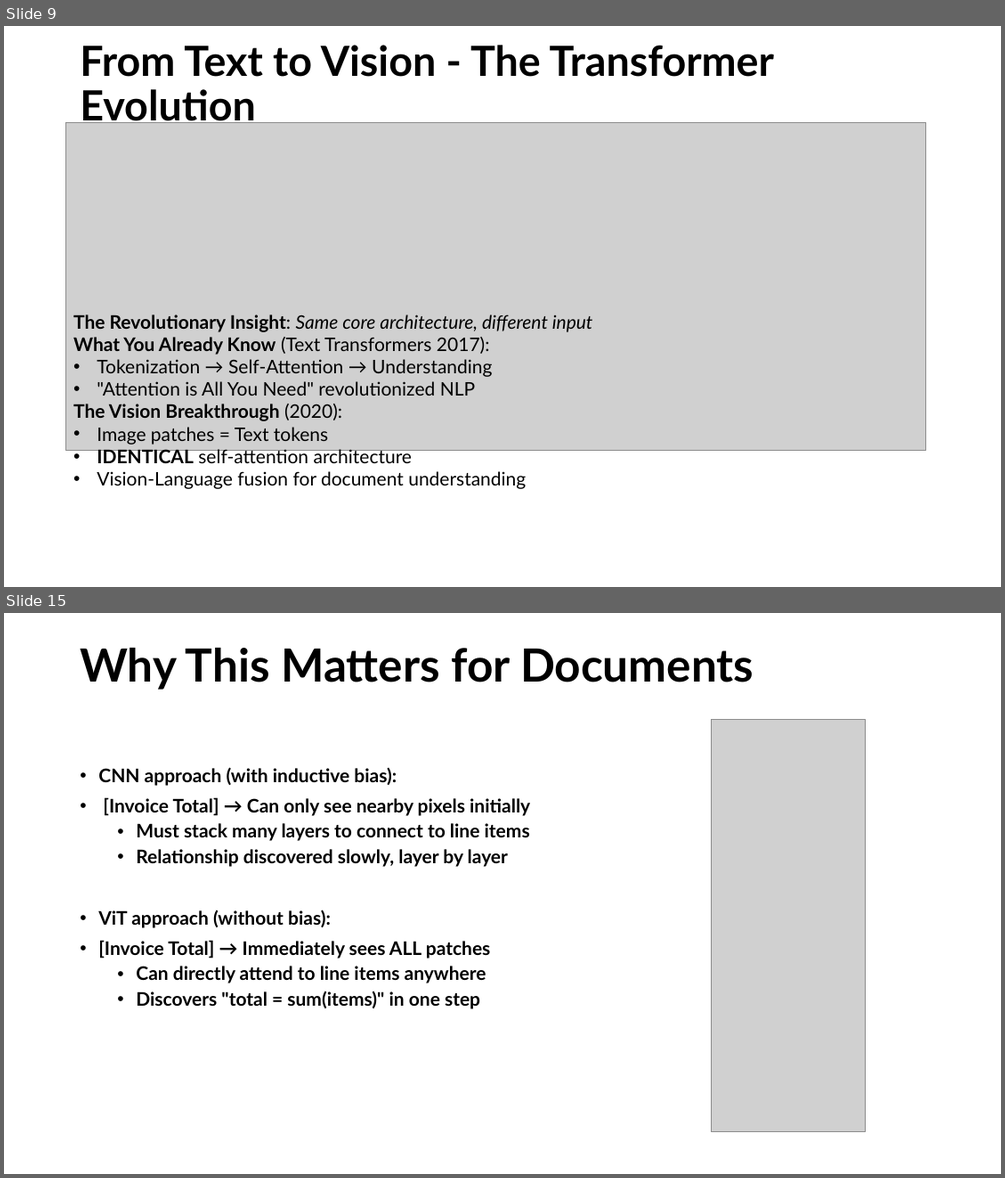
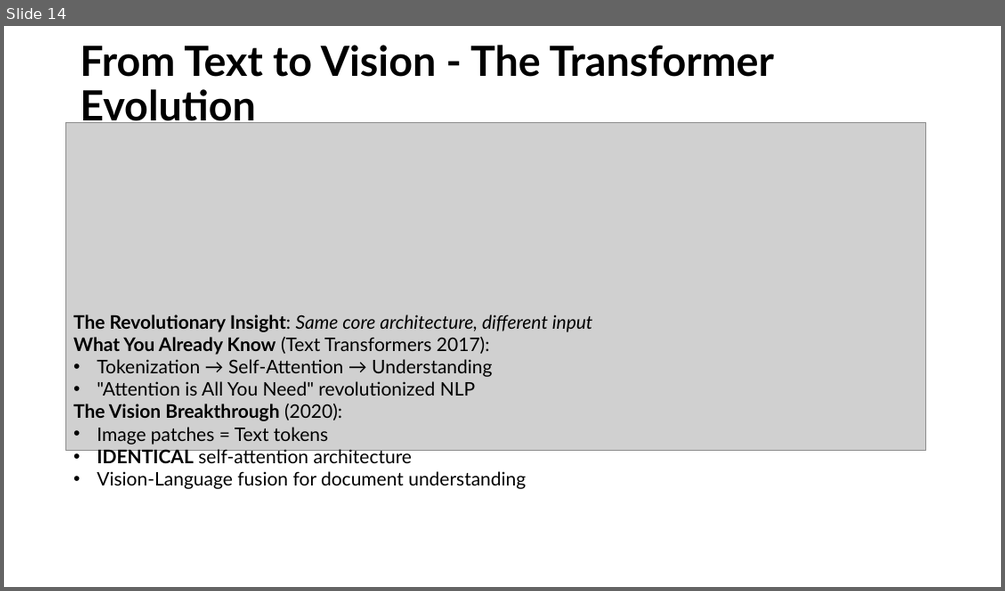
Before and after one commit to tmnestor/unified_vision_processor_minimal, a slide deck: presentation_materials/vision_transformers.pptx. Shown one above the other, each under a label of ours: slides 9 and 15 before the commit, slide 14 after it; the slides between them are not shown. The pictures are 1005x1178 and 1005x591 pixels, drawn with LibreOffice and Linux fonts; fonts in the diff are those of the drawing; grey boxes stand for pictures. Boxes give left, top, right and bottom in pixels: in the first picture for what was removed or moved away, otherwise in the second. Text is boxed around its words. In the diff, an @@ line names an element or a change of style, - is before the commit and + after.

```diff
--- a/presentation_materials/vision_transformers.pptx
+++ b/presentation_materials/vision_transformers.pptx
@@ slide 15 removed at box(4, 613, 1001, 1174), background #FFFFFF @@
@@ title removed at box(80, 648, 753, 690) @@
-Why This Matters for Documents
@@ picture removed at box(711, 719, 865, 1131) @@
@@ text removed at box(98, 767, 530, 1009) @@
-• CNN approach (with inductive bias):
-• [Invoice Total] → Can only see nearby pixels initially
-  • Must stack many layers to connect to line items
-  • Relationship discovered slowly, layer by layer
-• ViT approach (without bias):
-• [Invoice Total] → Immediately sees ALL patches
-  • Can directly attend to line items anywhere
-  • Discovers "total = sum(items)" in one step
@@ what was slide 9 is now slide 14 @@
```
Also in this commit, not shown: 3 slides changed, 14 slides added, 5 other slides removed, 1 other file.
